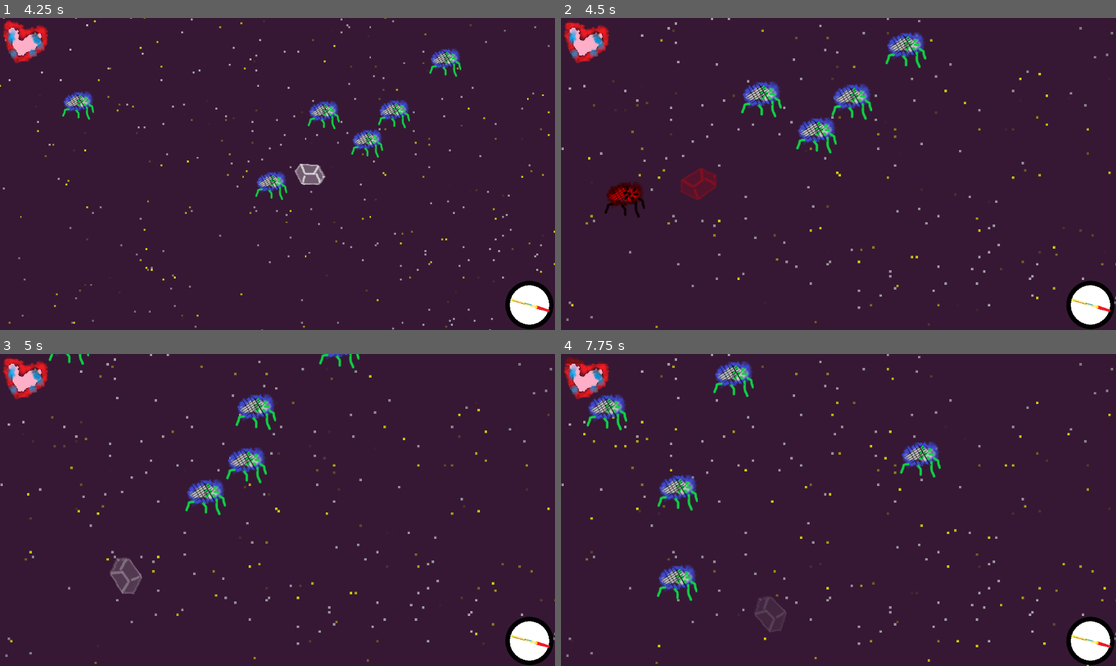
Above: before the commit, frames 1-4 (two rows, left to right).
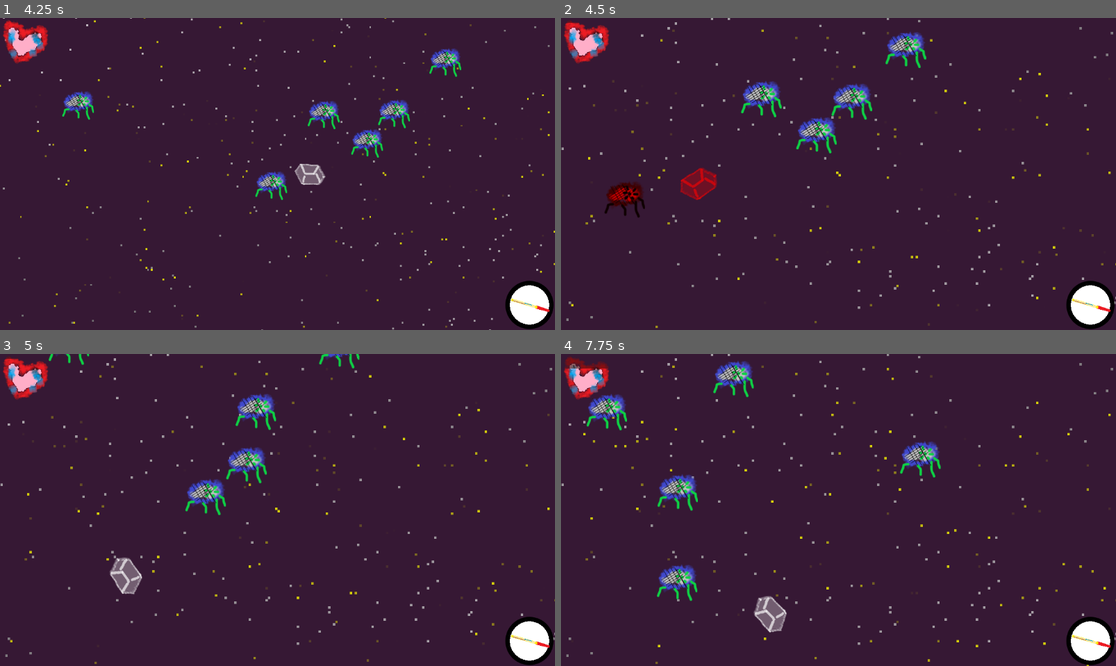
Above: after the commit, the same moments.

Repository: minicago/shika
Game: Godot game, scene res://tscns/main.tscn
The game is run twice, just before and just after one commit, with the same random seed, the same clock (stepped at 60 frames per second) and the same inputs.
Inputs (mouse positions are in pixels of both pictures, inside the frame that each line leads up to):
- Up to frame 1 (4.25 s): click (49, 273) at 0.5 s; tap Enter at 1.25 s; move the mouse to (399, 158) at 1.27 s; press the mouse at (399, 158) at 1.28 s; hold Right (right) 1.28-2.03 s; move the mouse to (166, 189) at 2.02 s; release the mouse at (166, 189) at 2.03 s; hold Down (down) 2.03-2.78 s; click (166, 189) at 2.1 s; move the mouse to (333, 105) at 2.77 s; press the mouse at (333, 105) at 2.78 s; hold Right (right) 2.78-3.53 s; move the mouse to (249, 236) at 3.52 s; release the mouse at (249, 236) at 3.53 s; hold Up (up) from 3.53 s (still down); click (249, 236) at 3.6 s
- Up to frame 2 (4.5 s): move the mouse to (1005, 220) at 4.27 s; release Up (up) at 4.28 s; press the mouse at (1005, 220) at 4.28 s; hold Left (left) from 4.28 s (still down)
- Up to frame 3 (5 s): keep holding Left (left)
- Up to frame 4 (7.75 s): move the mouse to (672, 463) at 5.02 s; release the mouse at (672, 463) at 5.03 s; click (672, 463) at 5.1 s; move the mouse to (866, 510) at 5.77 s; release Left (left) at 5.78 s; press the mouse at (866, 510) at 5.78 s; hold Down (down) 5.78-6.53 s; move the mouse to (755, 432) at 6.52 s; release the mouse at (755, 432) at 6.53 s; hold Right (right) 6.53-7.28 s; click (755, 432) at 6.6 s; move the mouse to (960, 494) at 7.27 s; press the mouse at (960, 494) at 7.28 s; hold Up (up) from 7.28 s (still down)

Frame 1 is identical in both runs. In frame 2, 0.5% of the frame differs, in the area x 21-29%, y 48-59%; in frame 3, 0.5%; in frame 4, 0.6%, in the area x 0-41%, y 3-90%.

Commit message:
take_damage and kill handler

Diff:
--- a/scripts/function/AIs/rider_AI.gd
+++ b/scripts/function/AIs/rider_AI.gd
@@ -44,7 +44,5 @@
 		else : if(_self.speed.y > 0) : _self.speed.y -= lineResist * rtimes * delta
 		else : _self.speed.y += lineResist * rtimes * delta
 
-
-
 static func _static_init():
 	Register_table.AI["rider"] = rider_AI
--- a/scripts/function/bumpHandlersBoot.gd
+++ b/scripts/function/bumpHandlersBoot.gd
@@ -8,7 +8,7 @@
 
 static var bump_handler_monster = func(collidee :Obj_function, collider : Obj):
 	if collider.get_addon_info("type") == "monster":
-		collider.take_damage(collidee.addon_info["attack"])
+		collider.call_handler("take_damage", {"damage" : collidee.get_addon_info("attack")})
 
 static var bump_handler_once = func(collidee :Obj_function, collider : Obj):
 	if collider.get_addon_info("once", false):
@@ -31,7 +31,7 @@
 static var bump_handler_rider = func(collidee : Obj_function, collider : Obj):
 	#print("kill")
 	if collider.get_addon_info("type", "") == "rider":
-		collider.take_damage(collidee.get_addon_info("attack"))
+		collider.call_handler("take_damage", {"damage" : collidee.get_addon_info("attack")})
 
 static func _static_init():
 	Register_table.handlers["home"] = bump_handler_home
--- a/scripts/function/obj.gd
+++ b/scripts/function/obj.gd
@@ -19,16 +19,9 @@
 var modulate : Color = Color(1.0,1.0,1.0)
 var UI_instance_path
 
-func take_damage(damage):
-	if timer_get("invincible") == 0.0:
-		health -= damage
-		if health < 0 :
-			health = 0
-			kill()
-		if health > maxhealth :
-			health = maxhealth
-		timer_set("hurt", addon_info.get("hurt_time", 0.0))
-		timer_set("invincible", addon_info.get("invincible_time",0.0))
+func call_handler(name, value):
+	if get_addon_info(name, null) != null:
+		get_addon_info(name).call(self,value)
 
 func kill():
 	lowlevel.kill()
@@ -123,7 +116,7 @@
 # bump_handler:
 
 func allow_bump(collider : Obj):
-	return not banlist.get(collider, false)
+	return not banlist.get(collider, false) and get_addon_info("ban_group", []).find(collider.get_addon_info("type")) == -1
 
 ########################################################################
 # timer
--- a/scripts/function/objs/monster.gd
+++ b/scripts/function/objs/monster.gd
@@ -26,6 +26,9 @@
 			"follow_AI_cool_time" : 1.0,
 			"follow_AI_miss_rate" : 0.5,
 			"abandon_dist" : 2000.0,
+
+			"take_damage" : Register_table.handlers["take_damage"],
+			"die" : Register_table.handlers["die"],
 		},
 
 		[
--- a/scripts/function/objs/rider.gd
+++ b/scripts/function/objs/rider.gd
@@ -29,7 +29,10 @@
 			"spinLoss" : 0.8,
 
 			"hurt_time" : 0.2,
-			"invincible_time" : 1.0,
+			"invincible_time" : 0.2,
+
+			"take_damage" : Register_table.handlers["take_damage"],
+			"die" : Register_table.handlers["die"],
 		},
 
 		[
--- /dev/null
+++ b/scripts/function/otherHandlersBoot.gd
@@ -0,0 +1,22 @@
+extends Node
+class_name OtherHandlerBoot
+
+static var take_damage_handler = func(_self : Obj_function, value):
+	var damage = value.get("damage", 0.0)
+	var ignore_invincible = value.get("ignore_invincible", false)
+	if _self.timer_get("invincible") == 0.0 or ignore_invincible:
+		_self.health -= damage
+		if _self.health < 0 :
+			_self.health = 0
+			_self.call_handler("die", {})
+		if _self.health > _self.maxhealth :
+			_self.health = _self.maxhealth
+		_self.timer_set("hurt", _self.addon_info.get("hurt_time", 0.0))
+		if not ignore_invincible:_self.timer_set("invincible", _self.addon_info.get("invincible_time",0.0))
+
+static var die_handler = func(_self : Obj_function, value):
+	_self.kill()
+
+static func _static_init():
+	Register_table.handlers["take_damage"] = take_damage_handler
+	Register_table.handlers["die"] = die_handler
--- a/scripts/function/staticBoot.gd
+++ b/scripts/function/staticBoot.gd
@@ -1,5 +1,7 @@
+extends Node
 class_name StaticBoot
 
 static func _static_init():
 	AIStaticBoot
 	BumpHandlerBoot
+	OtherHandlerBoot
--- a/scripts/lowlevel/obj.gd
+++ b/scripts/lowlevel/obj.gd
@@ -7,8 +7,8 @@
 var alive = true
 var timestamp
 
-func take_damage(damage):
-	function.take_damage(damage)
+func call_handler(name, value):
+	function.call_handler(name, value)
 
 func kill():
 	alive = false
